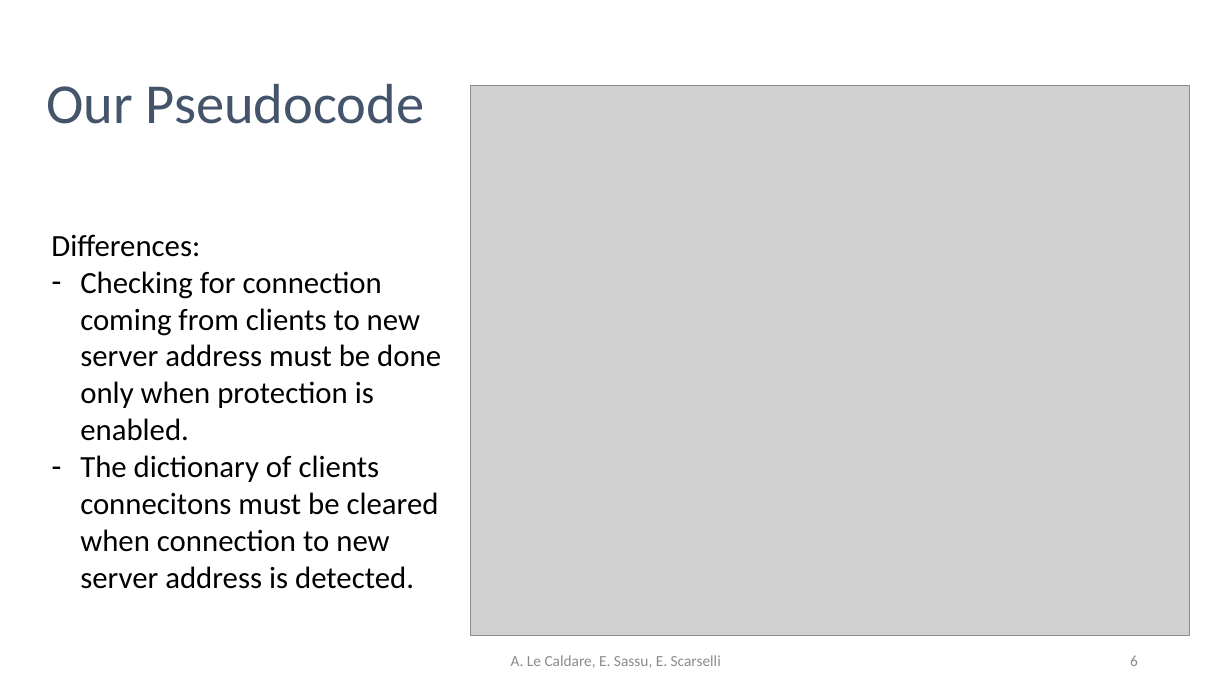
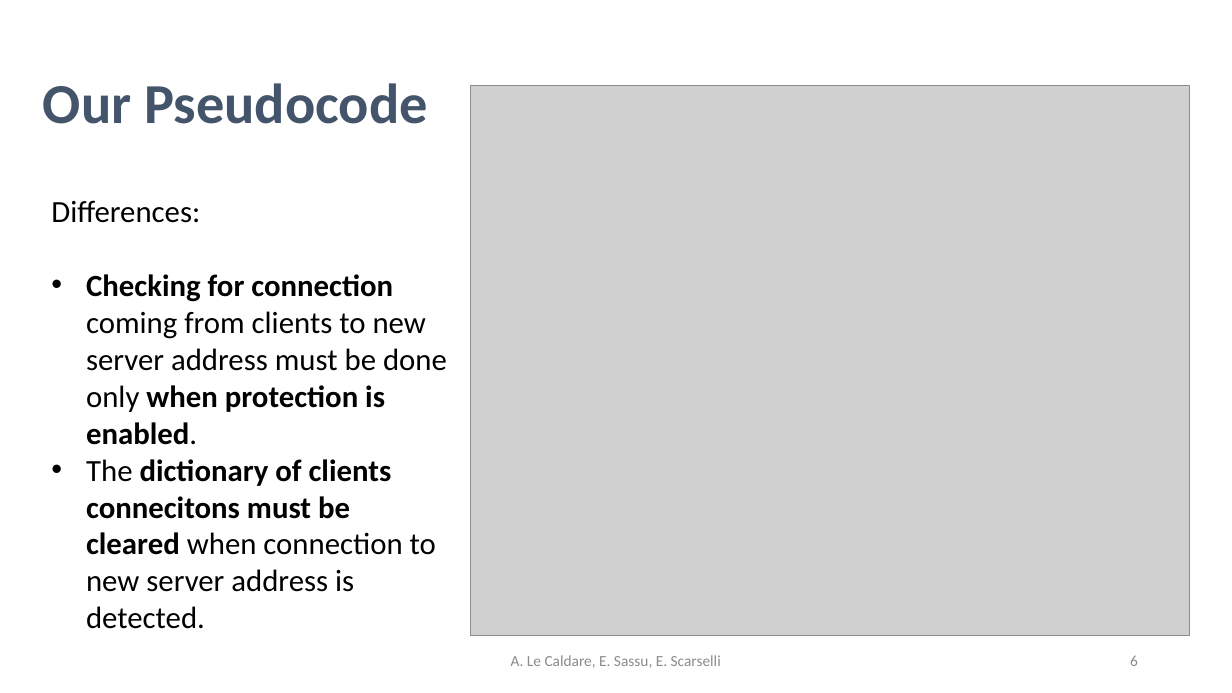
Before and after one commit to psoftware/ddosdefence-floodlight-controller, a slide deck: slide 6 of Docs/DDoSDefence.pptx. Drawn at 1232x693 pixels with LibreOffice and Linux fonts; fonts in the diff are those of the drawing; grey boxes stand for pictures. Boxes give left, top, right and bottom in pixels: in the first picture for what was removed or moved away, otherwise in the second. Text is boxed around its words. In the diff, an @@ line names an element or a change of style, - is before the commit and + after.

```diff
--- a/Docs/DDoSDefence.pptx
+++ b/Docs/DDoSDefence.pptx
@@ title "Our Pseudocode" at box(43, 83, 428, 124): bold on @@
@@ text "Differences:": place and size @@
-text "Differences:" at box(51, 234, 441, 589)
+text "Differences:" at box(51, 200, 447, 629)
@@ text at box(86, 274, 447, 629): bold on in "Checking for connection when protection is enabled.", "dictionary of clients connecitons must be cleared"; bullet - to • @@
```
Also in this commit, not shown: 4 other slides changed, 4 slides added, 1 other file.
